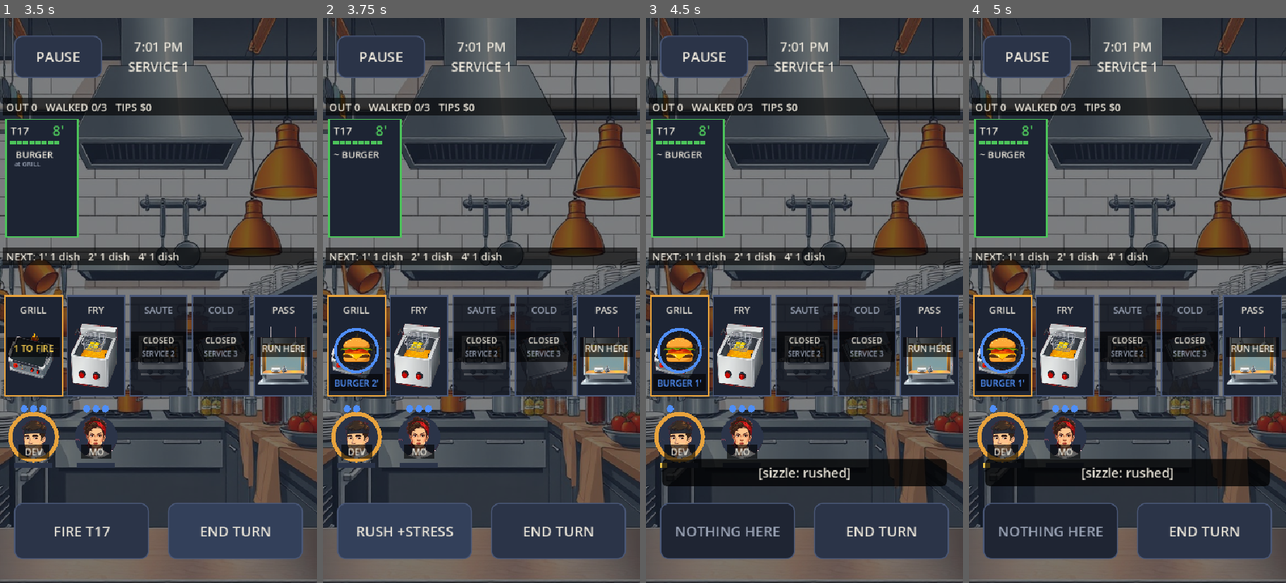
Above: before the commit, frames 1-4 (left to right).
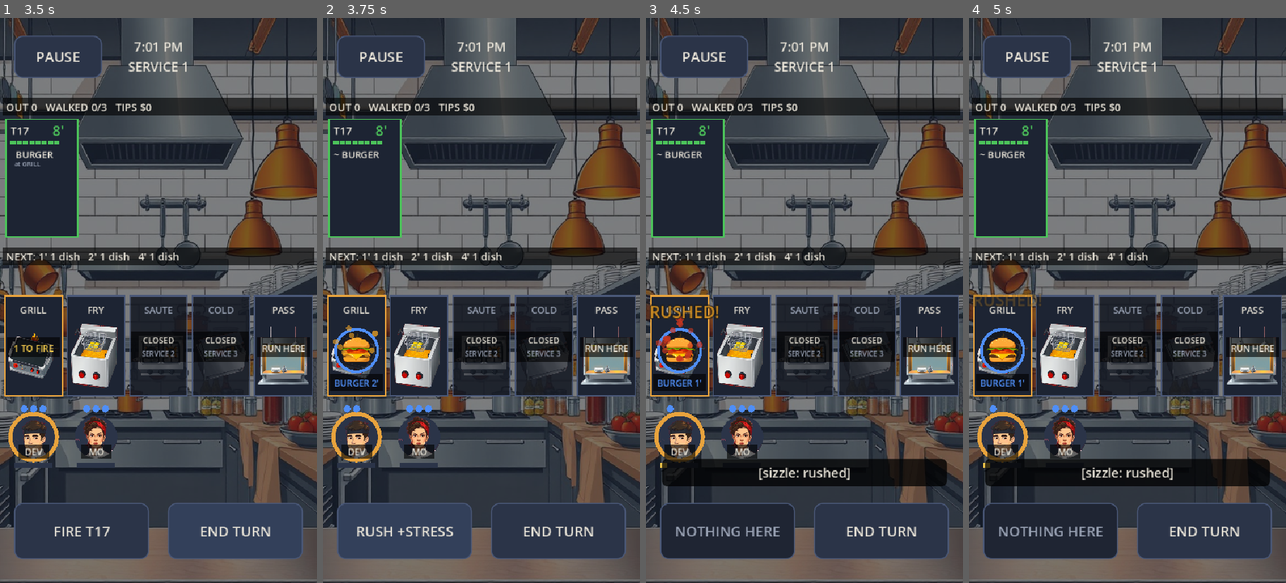
Above: after the commit, the same moments.

Repository: duffpowell-commits/Rush
Game: Godot game, scene res://scenes/boot.tscn
The game is run twice, just before and just after one commit, with the same random seed, the same clock (stepped at 60 frames per second) and the same inputs.
Inputs:
- Up to frame 1 (3.5 s): click "Skip splash" at 0.5 s; click "SKIP" at 1.25 s; click "NEW GAME" at 2 s; click "END TURN" at 2.75 s
- Up to frame 2 (3.75 s): click "FIRE T17" at 3.5 s
- Up to frame 3 (4.5 s): click "RUSH +STRESS" at 4.25 s
- Up to frame 4 (5 s): no input

Frame 1 is identical in both runs. In frame 2, 0.1% of the frame differs, in the area x 3-18%, y 54-61%; in frame 3, 0.5%, in the area x 1-23%, y 50-61%; in frame 4, 0.2%.

Commit message:
Juice: sparks on FIRE and RUSH, UP! ring on PLATE, floating tips on RUN, TABLE OUT! burst, TABLE WALKED! shake, burn smoke, red tickets throb, the grade lands like a stamp
Words ride along with every effect; LOW graphics keeps the words and drops sparks, rings, shake and
throb. Carries #12 review nits: card art 64 px and captions at the very top under a sheet (no cover
at text 1.4), autoplay set-up minute uses 4 pans, CLAUDE.md says 7 tickets, a migrated v4 save only
opens every station when it was service 1. Autoplay: JUICE PASS.

Co-Authored-By: Claude Opus 5.5 <noreply@anthropic.com>
Claude-Session: https://claude.ai/code/session_01V3sbxLu4c4oLEvnvp25i9E

Diff:
--- a/scripts/autoplay.gd
+++ b/scripts/autoplay.gd
@@ -138,6 +138,7 @@
 	await _tap_at(game.field.get_global_transform() * game.station_rect(0).get_center())
 	await _frames(2)
 	fired_by_tap = k.pans[0].get("dish", "") == "BURGER"
+	var fire_fx: bool = game.fx.any(func(e): return e.kind == "spark")
 	_check(coach_up and moved and fired_by_tap, "TAP PASS (hint shown, closed SAUTE refused, MO walked FRY->PASS past closed stations for 1 action, DEV fired the burger)")
 	# The next hint follows by itself: after FIRE, END TURN is taught.
 	var next_hint := false
@@ -161,7 +162,7 @@
 	kk.tickets = [
 		{"id": 901, "table": 21, "items": [{"dish": "STEAK", "state": "wait"}], "time": 3, "big": false},
 		{"id": 902, "table": 22, "items": [{"dish": "BURGER", "state": "wait"}, {"dish": "FRIES", "state": "cooking"}], "time": 8, "big": false}]
-	kk.pans = [{}, {"tid": 902, "dish": "FRIES", "left": 0, "sat": 0, "rushed": false}, {}]
+	kk.pans = [{}, {"tid": 902, "dish": "FRIES", "left": 0, "sat": 0, "rushed": false}, {}, {}]
 	kk.window = []
 	kk.crew[0].at = 0
 	kk.crew[1].at = 1
@@ -189,12 +190,16 @@
 	var up: bool = kk.window.size() == 1 and kk.crew[1].hand.is_empty()
 	game.field.queue_redraw()
 	await _shot("pick_rush_window")
-	game.end_turn()   # MO spent an action plating: a fresh turn to walk 2 stations and run
+	game.end_turn()   # MO spent an action plating: a fresh turn to walk to the pass and run
 	await _tap_at(game.field.get_global_transform() * game.station_rect(Kitchen.PASS_IX).get_center())
 	var on_pass: bool = kk.crew[1].at == Kitchen.PASS_IX and game.act_btn.text == "RUN"
 	game.act()
 	var ran: bool = kk.window.is_empty() and kk.ticket(902).items[1].state == "served"
 	_check(up and on_pass and ran, "WINDOW PASS (fries plated up on the window, MO walked to the pass and ran them)")
+	# Juice: FIRE threw sparks, the run floated its tips, and a red ticket throbs (words ride along).
+	var run_fx: bool = game.fx.any(func(e): return e.kind == "text")
+	await _shot("juice")
+	_check(fire_fx and run_fx, "JUICE PASS (sparks on FIRE, floating words on RUN, %d effects live)" % game.fx.size())
 	game.k = Kitchen.new()
 	game.k.from_dict(real)
 	game.pick_tid = 0
--- a/scripts/game.gd
+++ b/scripts/game.gd
@@ -241,14 +241,106 @@
 	if paused or over or between:
 		return
 	var what := k.action_here(sel)
+	var at: int = k.crew[sel].at
+	var tips_before := k.tips
+	var served_before := k.served
 	if k.act_here(sel, pick_tid):
 		get_node("/root/Audio").sfx("good", {"FIRE": 0.9, "PLATE": 1.0, "RUN": 1.15}.get(what, 1.0))
 		if what == "RUSH":
 			get_node("/root/Subs").cue("[sizzle: rushed]")
 		UI.buzz(15)
-		if what == "RUN":
-			score = k.served + _night_before
+		var c := station_rect(at).get_center()
+		match what:
+			"FIRE":
+				_fx_burst(c + Vector2(0, 10), MenuArt.FLAME, 14)
+			"RUSH":
+				_fx_burst(c + Vector2(0, 10), MenuArt.EMBER, 22)
+				_fx_text(c - Vector2(0, 40), "RUSHED!", MenuArt.FLAME)
+			"PLATE":
+				_fx_ring(c, UI.key("good"))
+				_fx_text(c - Vector2(0, 40), "UP!", UI.key("good"))
+			"RUN":
+				score = k.served + _night_before
+				_fx_text(c - Vector2(0, 50), "+$%d" % (k.tips - tips_before) if k.tips > tips_before else "RAN", UI.key("good"))
+				if k.served > served_before:   # a whole table out: the big moment
+					_fx_ring(c, UI.ACCENT, 90.0)
+					_fx_burst(c, UI.key("good"), 24)
+					_fx_text(Vector2(field.size.x / 2, _rail_y() + 120), "TABLE OUT!", UI.ACCENT, 40)
+					_shake(4.0)
 	_after_move()
+
+
+# ---------------------------------------------------------------- juice (Nov 25, step 3)
+# Short-lived effects drawn on top of the field: sparks, rings, floating words, a screen shake.
+# Words always ride along, so nothing is colour or motion alone. Low graphics keeps the words only.
+
+var fx: Array = []           # {kind, pos, t, life, col, text, size, vel}
+var shake_amt := 0.0
+
+
+func _fx_text(pos: Vector2, text: String, col: Color, size: int = 28) -> void:
+	fx.append({"kind": "text", "pos": pos, "t": 0.0, "life": 0.9, "col": col, "text": text, "size": size})
+
+
+func _fx_ring(pos: Vector2, col: Color, r: float = 60.0) -> void:
+	if not _settings.get_value("low_graphics"):
+		fx.append({"kind": "ring", "pos": pos, "t": 0.0, "life": 0.45, "col": col, "r": r})
+
+
+func _fx_burst(pos: Vector2, col: Color, n: int) -> void:
+	if _settings.get_value("low_graphics"):
+		return
+	for i in n:
+		var a := randf() * TAU
+		var v := Vector2(cos(a), sin(a) - 0.8) * randf_range(80.0, 220.0)
+		fx.append({"kind": "spark", "pos": pos, "t": 0.0, "life": randf_range(0.35, 0.7), "col": col, "vel": v})
+
+
+func _shake(amt: float) -> void:
+	if not _settings.get_value("low_graphics"):
+		shake_amt = maxf(shake_amt, amt)
+
+
+func _tick_fx(dt: float) -> void:
+	if k != null and k.tickets.any(func(t): return t.time <= 2) and not _settings.get_value("low_graphics"):
+		field.queue_redraw()   # red tickets pulse (drawn in _draw_field)
+	if fx.is_empty() and shake_amt <= 0.0:
+		return
+	for e in fx:
+		e.t += dt
+		if e.kind == "spark":
+			e.vel.y += 420.0 * dt
+			e.pos += e.vel * dt
+		elif e.kind == "text":
+			e.pos.y -= 40.0 * dt
+	fx = fx.filter(func(e): return e.t < e.life)
+	if shake_amt > 0.0:
+		shake_amt = maxf(0.0, shake_amt - 30.0 * dt)
+		field.position = Vector2(randf_range(-1, 1), randf_range(-1, 1)) * shake_amt
+	else:
+		field.position = Vector2.ZERO
+	field.queue_redraw()
+
+
+func _draw_fx(f: Control) -> void:
+	var font := ThemeDB.fallback_font
+	for e in fx:
+		var k01: float = e.t / e.life
+		var a := 1.0 - k01
+		match e.kind:
+			"spark":
+				f.draw_circle(e.pos, 3.0 + 3.0 * a, Color(e.col, a))
+			"ring":
+				f.draw_arc(e.pos, e.r * (0.4 + k01), 0.0, TAU, 32, Color(e.col, a), 6.0 * a + 1.0)
+			"text":
+				var sz := UI.font_size(e.size)
+				var pop := 1.0 + 0.3 * maxf(0.0, 1.0 - e.t * 8.0)   # a quick pop as it appears
+				var fs := int(sz * pop)
+				var w := font.get_string_size(e.text, HORIZONTAL_ALIGNMENT_LEFT, -1, fs).x
+				var p: Vector2 = e.pos - Vector2(w / 2.0, 0)
+				p.x = clampf(p.x, 6.0, f.size.x - w - 6.0)
+				f.draw_string_outline(font, p, e.text, HORIZONTAL_ALIGNMENT_LEFT, -1, fs, 8, Color(MenuArt.PAPER_INK, a))
+				f.draw_string(font, p, e.text, HORIZONTAL_ALIGNMENT_LEFT, -1, fs, Color(e.col, a))
 
 
 ## One minute of service passes.
@@ -263,6 +355,8 @@
 		get_node("/root/Audio").sfx("bad")
 		get_node("/root/Subs").cue("[buzz: table walked]")
 		UI.buzz(80)
+		_shake(12.0)
+		_fx_text(Vector2(field.size.x / 2, _rail_y() + 120), "TABLE WALKED!", UI.key("bad"), 40)
 	elif k.walked > walked_before:
 		k.walked = walked_before   # god mode: walked tables don't count
 		k.critic = critic_before
@@ -270,6 +364,10 @@
 		if e.begins_with("BURN"):
 			get_node("/root/Audio").sfx("bad", 0.8)
 			get_node("/root/Subs").cue("[sizzle: burn]")
+			var bs: int = Kitchen.STATIONS.find(e.trim_prefix("BURN ON ").get_slice(",", 0))
+			if bs >= 0:
+				_fx_burst(station_rect(bs).get_center(), Color("6b6b6b"), 18)
+				_fx_text(station_rect(bs).get_center() - Vector2(0, 40), "BURNED!", UI.key("bad"))
 		elif e.ends_with("WALKED OUT"):
 			get_node("/root/Audio").sfx("bad", 0.6)
 			get_node("/root/Subs").cue("[door slams: cook walked out]")
@@ -309,6 +407,7 @@
 	var grade := UI.label(g, 96, UI.key("good" if g in ["A", "B"] else ("warn" if g == "C" else "bad")))
 	grade.name = "Grade"
 	sheet_box.add_child(grade)
+	_stamp(grade)
 	sheet_box.add_child(UI.label("%d of %d tickets out\n%d walk%s against you\nTips $%d" % [k.served, k.total, k.walked, "" if k.walked == 1 else "s", k.tips], 24))
 	sheet_box.add_child(UI.label("Next: %d tickets." % maxi(1, int(first_tickets) + int(more_tickets) * (level - 1)), 20, UI.DIM))
 	var shop := UI.button("", func(): open_shop())
@@ -317,6 +416,22 @@
 	_shop_label()
 	sheet_box.add_child(MenuArt.primary(UI.button("NEXT SERVICE", next_service, 96)))
 	sheet_box.add_child(UI.button("TITLE", quit_to_title))   # saved: CONTINUE starts the next service
+
+
+## The grade lands like a stamp: big, then slammed down with a thud and a buzz.
+func _stamp(l: Control) -> void:
+	if _settings.get_value("low_graphics"):
+		return
+	await get_tree().process_frame   # laid out first, so the pivot is the letter's centre
+	if not is_instance_valid(l):
+		return
+	l.pivot_offset = l.size / 2.0
+	l.scale = Vector2(2.6, 2.6)
+	l.modulate.a = 0.0
+	var tw := l.create_tween().set_parallel()
+	tw.tween_property(l, "scale", Vector2.ONE, 0.28).set_trans(Tween.TRANS_BACK).set_ease(Tween.EASE_OUT)
+	tw.tween_property(l, "modulate:a", 1.0, 0.12)
+	tw.chain().tween_callback(func(): UI.buzz(40))
 
 
 func _shop_label() -> void:
@@ -414,7 +529,7 @@
 			pic.texture = tex
 			pic.expand_mode = TextureRect.EXPAND_IGNORE_SIZE
 			pic.stretch_mode = TextureRect.STRETCH_KEEP_ASPECT_CENTERED
-			pic.custom_minimum_size = Vector2(80, 80)
+			pic.custom_minimum_size = Vector2(64, 64)
 			row.add_child(pic)
 		box.add_child(row)
 		box.add_child(UI.label("Now on the menu: " + " and ".join(dishes.map(func(d): return d.to_lower())) + ".", 22))
@@ -458,6 +573,7 @@
 
 
 func _process(dt: float) -> void:
+	_tick_fx(dt)
 	_coach_t += dt
 	if _coach_t >= 0.25:
 		_coach_t = 0.0
@@ -636,6 +752,9 @@
 		var tone := "good" if t.time > 4 else ("warn" if t.time > 2 else "bad")
 		f.draw_rect(r, UI.panel_color())
 		f.draw_rect(r, UI.key(tone), false, 4.0 if tone == "bad" else 2.0)
+		if tone == "bad" and not _settings.get_value("low_graphics"):   # about to walk: the frame throbs
+			var throb := 0.5 + 0.5 * sin(Time.get_ticks_msec() / 120.0)
+			f.draw_rect(r.grow(3.0 + 3.0 * throb), Color(UI.key("bad"), 0.5 * throb), false, 3.0)
 		if t.id == pick_tid:   # picked: a thick accent frame plus a tab on the bottom (shape, not colour alone)
 			f.draw_rect(r.grow(4.0), UI.ACCENT, false, 4.0)
 			f.draw_rect(Rect2(r.position.x, r.end.y - 26, r.size.x, 26), UI.ACCENT)
@@ -761,6 +880,7 @@
 	if not gone.is_empty():
 		_plate(f, Rect2(20, station_rect(0).end.y + 138, f.size.x - 40, 30))
 		f.draw_string(font, Vector2(0, station_rect(0).end.y + 160), "WALKED OUT: " + ", ".join(gone), HORIZONTAL_ALIGNMENT_CENTER, f.size.x, UI.font_size(18), UI.key("bad"))
+	_draw_fx(f)
 
 
 # ---------------------------------------------------------------- pause + game over
--- a/scripts/save_game.gd
+++ b/scripts/save_game.gd
@@ -81,6 +81,6 @@
 			for c in kd5.get("crew", []):
 				if c is Dictionary and int(c.get("at", 0)) == 3:
 					c.at = 4   # was at the pass
-			kd5["all_open"] = true
+			kd5["all_open"] = int(kd5.get("service", 1)) == 1   # only service 1 had saute closed
 		d["_version"] = 5
 	return d
--- a/scripts/subs.gd
+++ b/scripts/subs.gd
@@ -62,7 +62,7 @@
 
 func _process(dt: float) -> void:
 	# A modal sheet (pause, grade, game over) has its buttons where captions sit: move them to the top.
-	var y := 0.06 if get_tree().get_first_node_in_group("sheet") != null else 0.78
+	var y := 0.015 if get_tree().get_first_node_in_group("sheet") != null else 0.78
 	if _bg.anchor_top != y:
 		_bg.anchor_top = y
 		_bg.anchor_bottom = y
Binary file changed: docs/renders/flow_char_climb.png
Binary file changed: docs/renders/flow_char_crouch.png
Binary file changed: docs/renders/flow_char_jump.png
Binary file changed: docs/renders/flow_char_punch.png
Binary file changed: docs/renders/flow_char_ragdoll.png
Binary file changed: docs/renders/flow_char_run.png
Binary file changed: docs/renders/flow_char_stairs.png
Binary file changed: docs/renders/flow_char_strafe.png
Binary file changed: docs/renders/flow_char_swim.png
Binary file changed: docs/renders/flow_first_minute.png
Binary file changed: docs/renders/flow_game.png
Binary file changed: docs/renders/flow_game_lefthanded.png
(and 19 more such lines)
